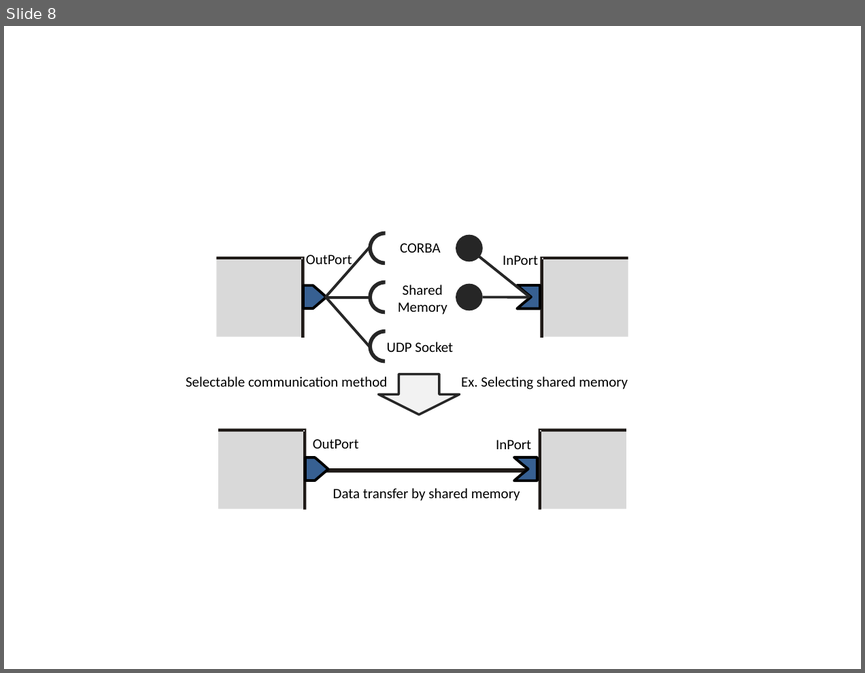
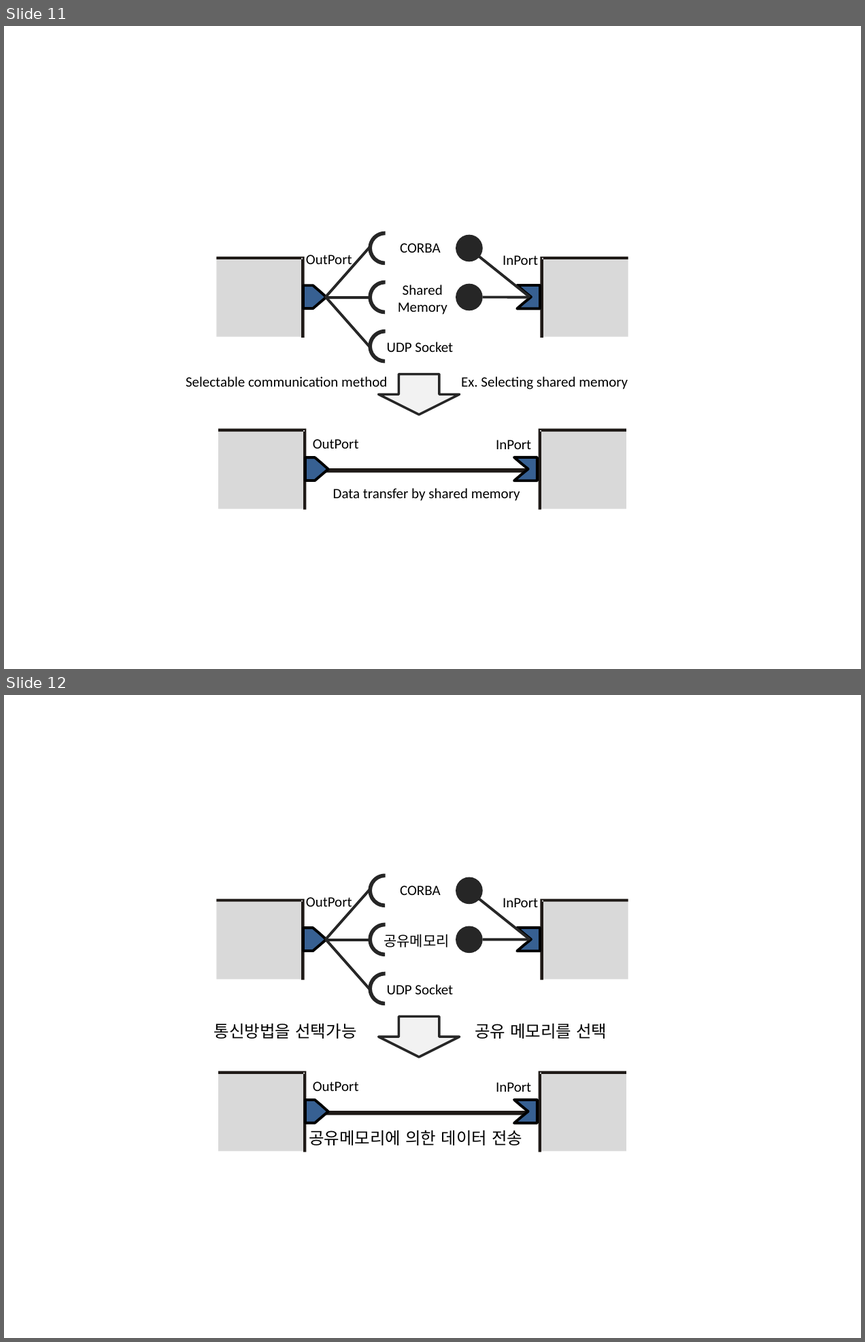
Before and after one commit to kkunita/openrtm.org, a slide deck: Documents/03_DevelopersGuide/01_Basic_RTC_Programming/02_DataPort/DataPort_Basic.pptx. Shown one above the other, each under a label of ours: slide 8 before the commit, slides 11 and 12 after it. The pictures are 865x673 and 865x1342 pixels, drawn with LibreOffice and Linux fonts; fonts in the diff are those of the drawing. Boxes give left, top, right and bottom in pixels: in the first picture for what was removed or moved away, otherwise in the second. Text is boxed around its words. In the diff, an @@ line names an element or a change of style, - is before the commit and + after.

```diff
--- a/Documents/03_DevelopersGuide/01_Basic_RTC_Programming/02_DataPort/DataPort_Basic.pptx
+++ b/Documents/03_DevelopersGuide/01_Basic_RTC_Programming/02_DataPort/DataPort_Basic.pptx
@@ slide 12 added at [4, 695, 861, 1338], background #FFFFFF @@
@@ group added at [214, 873, 629, 1152]: 10 texts, 8 freeform shapes, 5 rectangles, 5 lines, 3 arch (boxed as its full ring)s, 2 ellipses, 1 down arrow @@
+OutPort
+InPort
+OutPort
+InPort
+CORBA
+공유메모리
+UDP Socket
+공유 메모리를 선택
+공유메모리에 의한 데이터 전송
+통신방법을 선택가능
@@ what was slide 8 is now slide 11 @@
```
Also in this commit, not shown: 3 slides changed, 6 other slides added, 13 other files.
